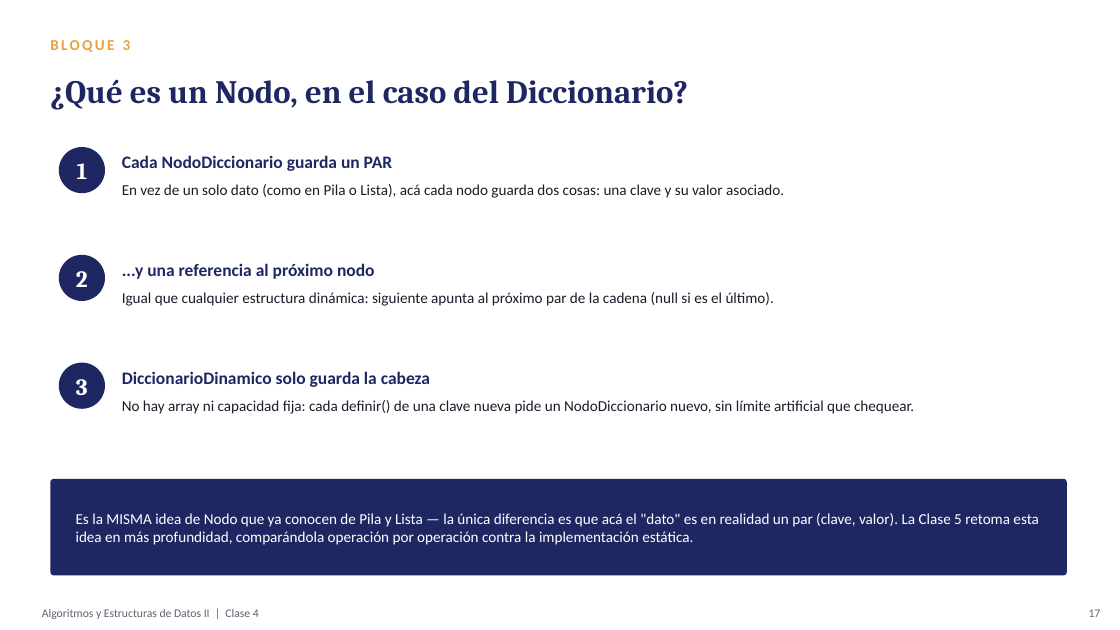
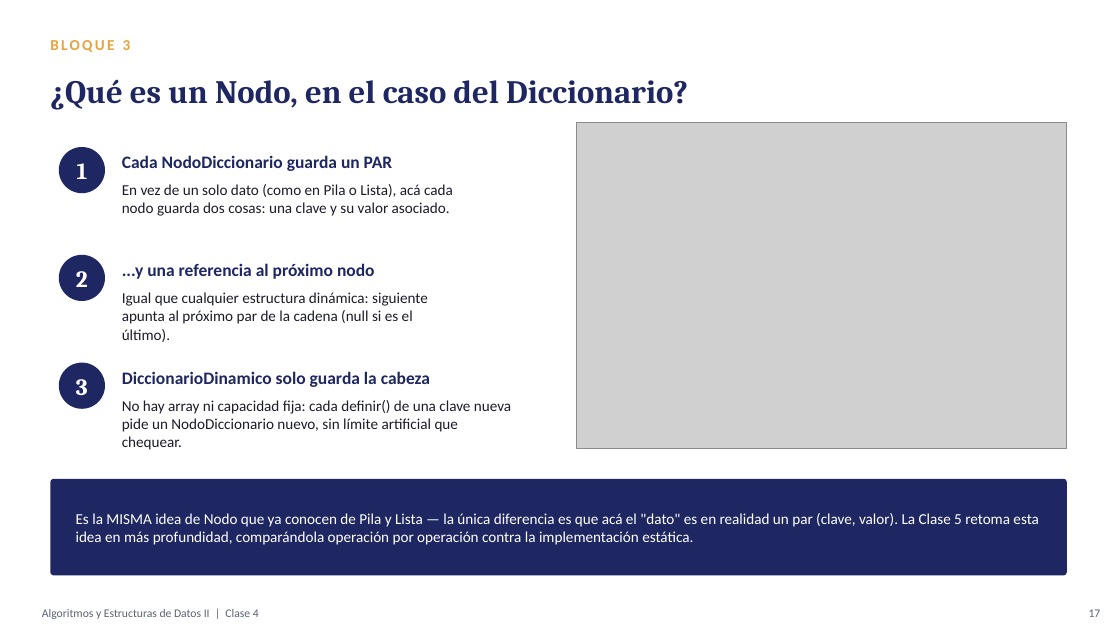
Before and after one commit to coedomaximiliano/UADE-PII-2026-2, a slide deck: slide 18 of CLASES/CLASE 05 31-08/Clase4.pptx. Drawn at 1120x630 pixels with LibreOffice and Linux fonts; fonts in the diff are those of the drawing; grey boxes stand for pictures. Boxes give left, top, right and bottom in pixels: in the first picture for what was removed or moved away, otherwise in the second. Text is boxed around its words. In the diff, an @@ line names an element or a change of style, - is before the commit and + after.

```diff
--- a/CLASES/CLASE 05 31-08/Clase4.pptx
+++ b/CLASES/CLASE 05 31-08/Clase4.pptx
@@ picture added at (576, 123, 1067, 450) @@
@@ text "En vez de un solo ..." rewrapped from (122, 184, 784, 198) to (122, 184, 453, 216) @@
@@ text "Igual que cualquier estructura dinámica: ..." rewrapped from (122, 292, 774, 306) to (122, 292, 428, 342) @@
@@ text "No hay array ni capacidad ..." rewrapped from (122, 400, 914, 414) to (122, 400, 511, 450) @@
```
Also in this commit, not shown: 2 other slides changed, 2 other files.
